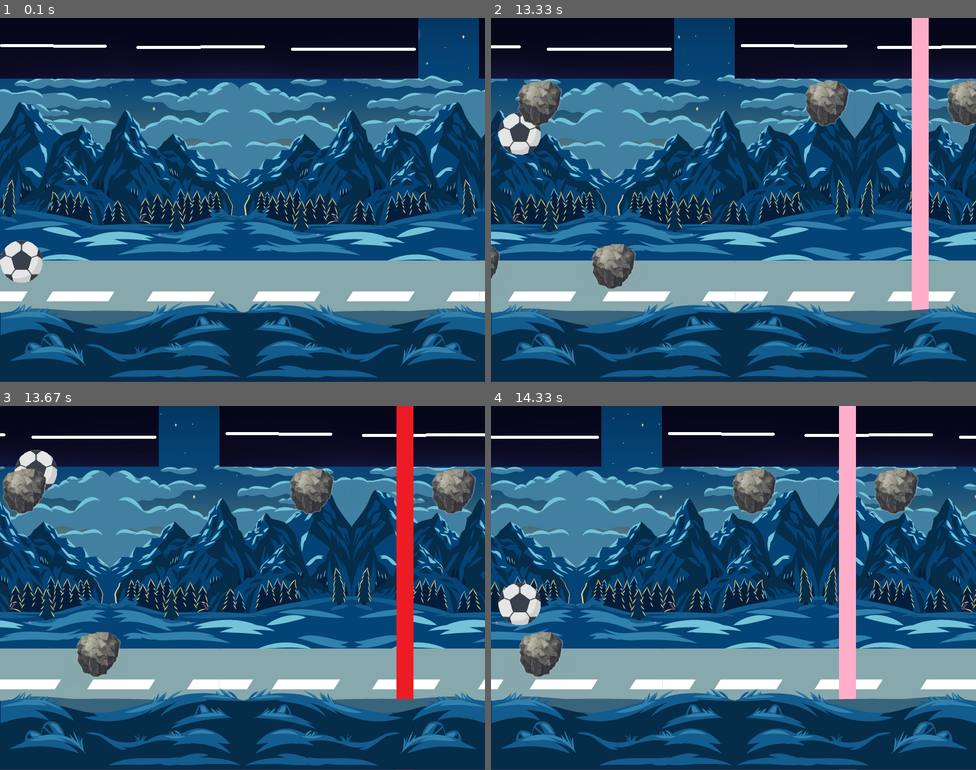
Above: before the commit, frames 1-4 (two rows, left to right).
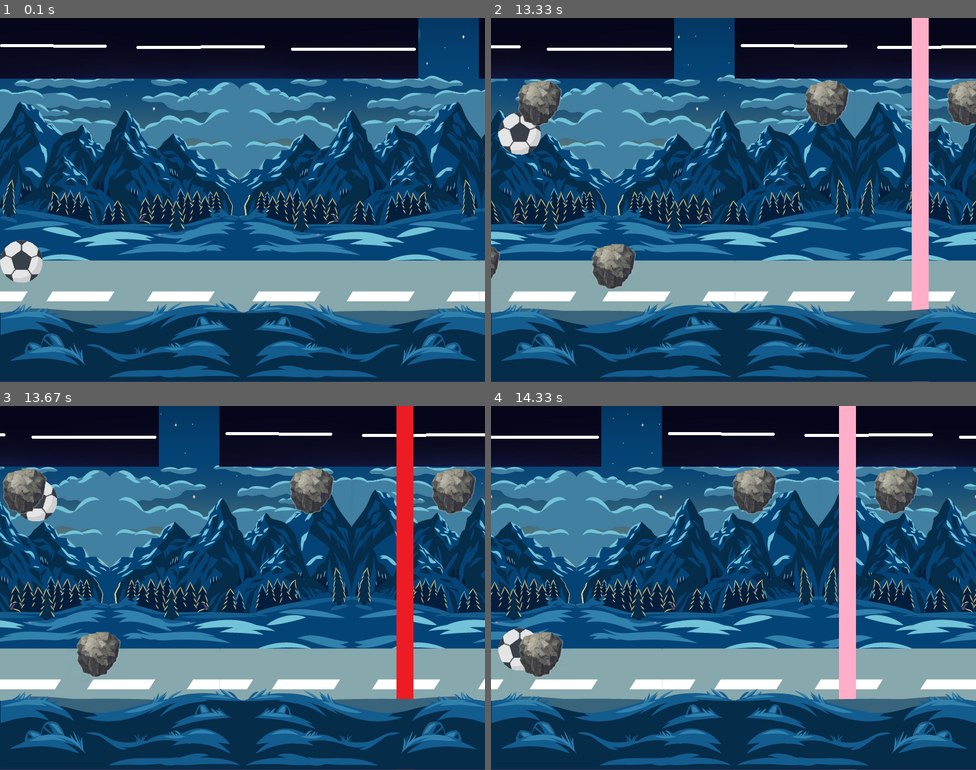
Above: after the commit, the same moments.

Repository: JulianH99/pygame2017
Game: pygame game, started from Mundo/pruebas.py
Same seed, same stepped clock (60 frames per second), same inputs: the game is played once before the commit and once after it.
Inputs:
- Up to frame 1 (0.1 s): no input
- Up to frame 2 (13.33 s): hold Left 0.33-0.87 s; hold Up 1.4-1.87 s; hold Right 1.9-2.53 s; hold Left 2.57-3.03 s; hold Right 3.07-3.53 s; hold Up 3.57-3.87 s; hold Right 3.9-4.37 s; hold Left 4.4-4.93 s; hold Left 4.97-5.37 s; hold Up 5.4-5.77 s; hold Right 5.8-6.43 s; hold Left 6.47-6.93 s; hold Right 6.97-7.43 s; hold Up 7.47-7.77 s; hold Right 7.8-8.27 s; hold Left 8.3-8.83 s; hold Left 8.87-9.27 s; hold Up 9.3-9.67 s; hold Right 9.7-10.33 s; hold Left 10.37-10.83 s; hold Right 10.87-11.33 s; hold Up 11.37-11.67 s; hold Right 11.7-12.17 s; hold Up 12.2-12.73 s; hold Left 12.77-13.17 s; hold Up from 13.2 s (still down)
- Up to frame 3 (13.67 s): release Up at 13.57 s; hold Right from 13.6 s (still down)
- Up to frame 4 (14.33 s): release Right at 14.23 s; hold Left from 14.27 s (still down)

Frames 1-2 are identical in both runs. In frame 3, 0.8% of the frame differs, in the area x 3-12%, y 12-32%; in frame 4, 1.3%, in the area x 1-11%, y 48-73%.

Commit message:
Actualización salto bolita simple y documentación

Diff:
--- a/Bolita/PruebasBolita.py
+++ b/Bolita/PruebasBolita.py
@@ -17,7 +17,7 @@
 
 
         mibolita.salto(ventana,5)
-        mibolita.saltoDoble= True
+        mibolita.saltoDoble= False
 
         pygame.display.update()
 
--- a/Mundo/Bolita/ClaseBolita.py
+++ b/Mundo/Bolita/ClaseBolita.py
@@ -4,9 +4,10 @@
 from random import randint
 from pygame.locals import *
 
-
+#Clase Bolita
 class Bolita():
-    def __init__(self, vidaInicial, posX, posY, ancho, alto, tamanoPlat):
+    #Metodo Constructor
+    def __init__(self, vidaInicial, posX, posY, ancho, alto, tamanoPlat, techo):
         self.vida = vidaInicial
         self.puntaje = 0
         self.imagen = pygame.transform.scale(pygame.image.load('Imagenes/bolita1.png'), (70, 70))
@@ -19,25 +20,34 @@
         self.direccionMovimiento = True
         self.ancho = ancho
         self.alto = alto
-        self.techo =0
+        self.techo = techo
         self.tamanoPlat = tamanoPlat
         self.velocidadVertical = [0, 0]
         self.saltoDoble = False
 
 
+    #Metodo para el salto de la bolita, incluyendo el doble y el desplazamiento
     def salto(self,velocidad,tecla):
+        # Algoritmo salto doble
         if self.saltoDoble:
-            if tecla == K_UP:
-                self.velocidadVertical[0] = 0
-                self.velocidadVertical[1] = -10
-            elif tecla == K_LEFT:
+
+            saltos = 0
+            while saltos <= 1:
+                if tecla == K_UP:
+                 self.velocidadVertical[0] = 0
+                 self.velocidadVertical[1] = -10
+
+                saltos = saltos + 1
+
+            if tecla == K_LEFT:
                 self.rectangulo.centerx -= velocidad
             elif tecla == K_RIGHT:
                 self.rectangulo.centerx += velocidad
 
+        # Algoritmo salto simple
+        else:
 
-        else:
-            if self.rectangulo.centery == self.alto - self.rectangulo.width:
+            if self.rectangulo.centery == self.alto - (self.imagenrect.height / 2) - self.tamanoPlat + 10 - .5:
                 if tecla == K_UP:
                     self.velocidadVertical[0] = 0
                     self.velocidadVertical[1] = -10
@@ -66,33 +76,37 @@
         self.restriccionMovimiento()
 
 
-
+    #Metodo para dibujar la bolita
     def dibujarBolita(self,ventana):
         ventana.blit(self.imagen, (self.rectangulo.left, self.rectangulo.centery))
 
+    #Se van guardando los puntos de la bolita
     def acumularPuntos(self, puntos):
         self.puntaje += puntos
-
+    #Se obtiene el puntaje de la bolita
     def obtenerPuntos(self):
 
         return self.puntaje
 
+    #Se obtiene la vida de la bolita
     def obtenerVida(self):
 
         return self.vida
-
+    #Se modifica la vida de la bolita según los obstáculos y powerUps
+    #Se determina si la bolita tiene vida o no
     def modificarVida(self, cambioVida):
         self.vida += cambioVida
 
-
+    #Metodo para el doble salto
     def activarSaltoDoble(self, estado):
         self.saltoDoble=estado
 
 
-
+    #Metodo para obtener el rectangulo
     def obtenerRectangulo(self):
         return self.rectangulo
 
+    #Se restringe el movimiento que debe hacer la bolita
     def restriccionMovimiento(self):
 
         if self.rectangulo.centery < self.techo:
--- a/Mundo/pruebas.py
+++ b/Mundo/pruebas.py
@@ -42,7 +42,7 @@
     escenario = Escenario(2,1, Escenario.ORIENT_DER_IZQ, ventana, ancho, alto)
 
     # bolita
-    bolita = Bolita(10,0,escenario.alto - 40 - escenario.rectPlataforma[0].height,ancho,alto,imagenFondo.get_height()+(escenario.rectPlataforma[0].height)/2)
+    bolita = Bolita(10,0,escenario.alto - 40 - escenario.rectPlataforma[0].height,ancho,alto,imagenFondo.get_height()+(escenario.rectPlataforma[0].height)/2,escenario.rectPlataformaA[0].height)
     reloj = time.Clock()
     while True:
 
